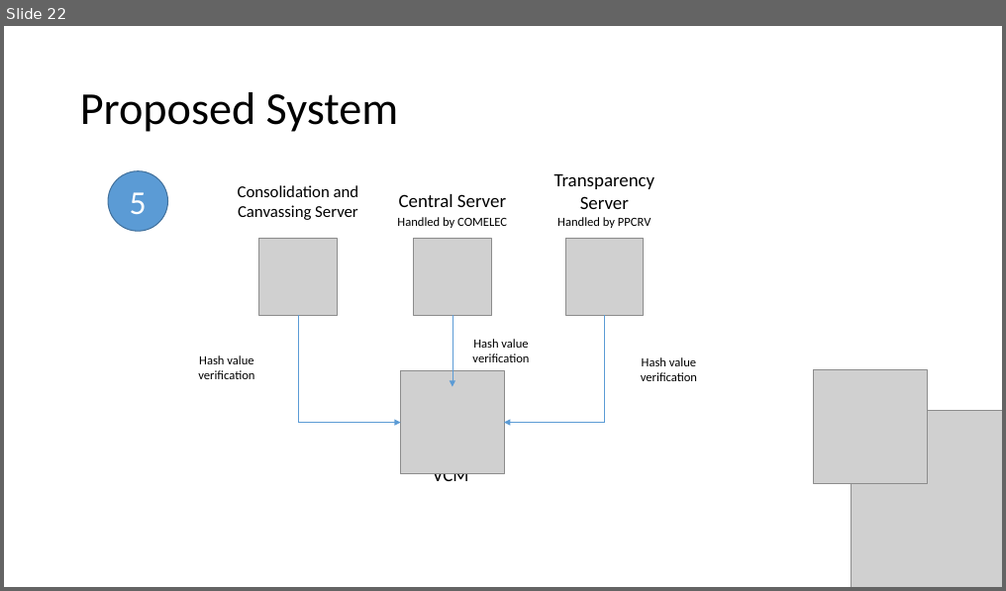
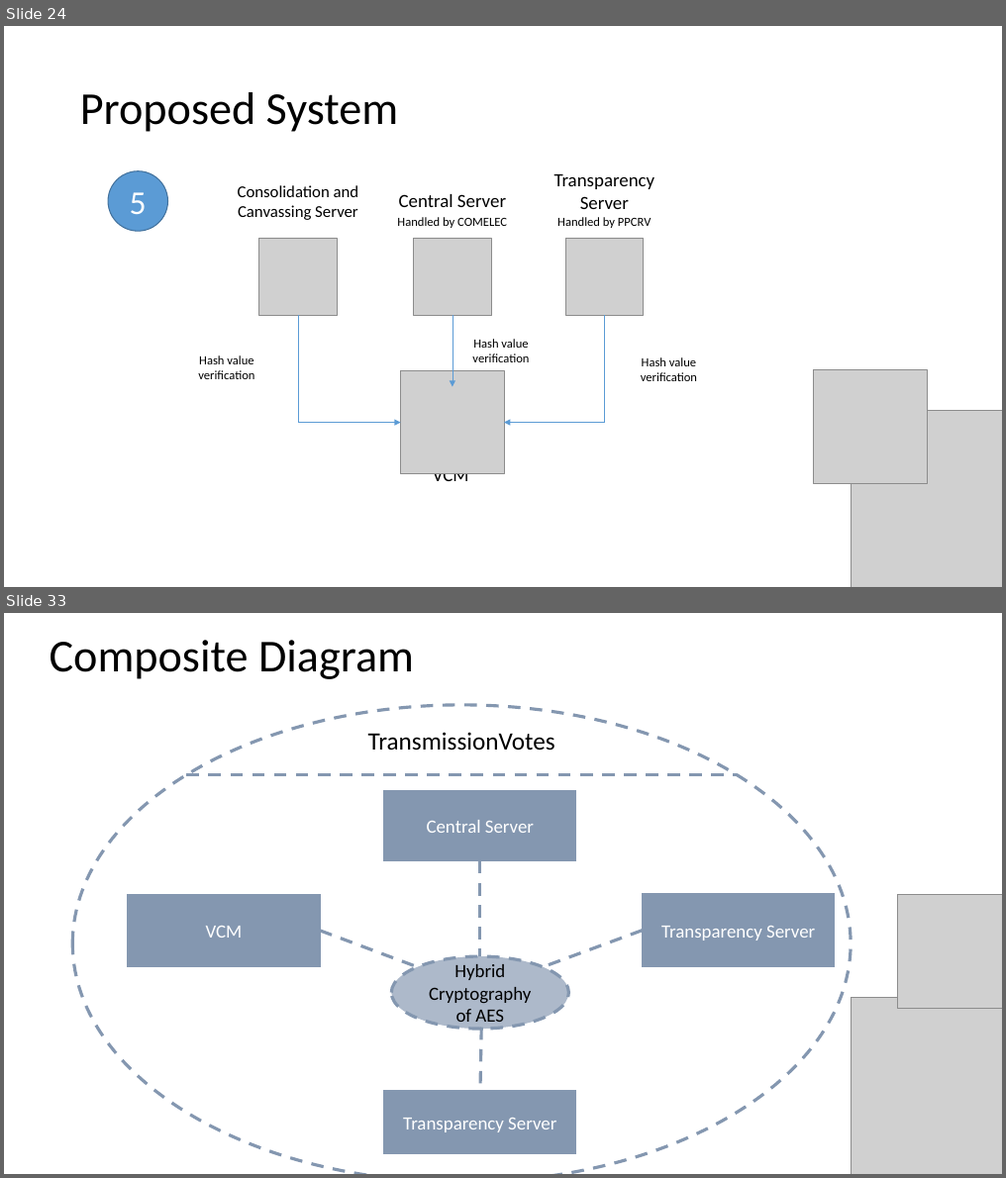
Before and after one commit to seans888/Project---Automate-Election, a slide deck: Documentation/Finals_Sysadd1.pptx. Shown one above the other, each under a label of ours: slide 22 before the commit, slides 24 and 33 after it; the slides between them are not shown. The pictures are 1006x591 and 1006x1178 pixels, drawn with LibreOffice and Linux fonts; fonts in the diff are those of the drawing; grey boxes stand for pictures. Boxes give left, top, right and bottom in pixels: in the first picture for what was removed or moved away, otherwise in the second. Text is boxed around its words. In the diff, an @@ line names an element or a change of style, - is before the commit and + after.

```diff
--- a/Documentation/Finals_Sysadd1.pptx
+++ b/Documentation/Finals_Sysadd1.pptx
@@ slide 33 added at (4, 613, 1002, 1174), background #FFFFFF @@
@@ title added at (50, 640, 414, 679), 44 pt, text #000000 @@
+Composite Diagram
@@ ellipse added at (73, 705, 851, 1174), outline #8497B0 3 pt dashed @@
@@ text added at (368, 732, 555, 751), 24 pt, text #000000 @@
+TransmissionVotes
@@ line added from (187, 774) to (737, 774), #8497B0 3 pt dashed @@
@@ rectangle added at (384, 791, 576, 861), fill #8497B0, outline #8497B0 1 pt, 18 pt, text #FFFFFF @@
+Central Server
@@ line added from (480, 861) to (480, 957), #8497B0 3 pt dashed @@
@@ rectangle added at (128, 894, 320, 967), fill #8497B0, outline #8497B0 1 pt, 18 pt, text #FFFFFF @@
+VCM
@@ rectangle added at (643, 894, 835, 967), fill #8497B0, outline #8497B0 1 pt, 18 pt, text #FFFFFF @@
+Transparency Server
@@ picture added at (898, 894, 1002, 1008) @@
@@ line added from (320, 931) to (417, 967), #8497B0 3 pt dashed @@
@@ line added from (643, 931) to (543, 967), #8497B0 3 pt dashed @@
@@ ellipse added at (392, 957, 569, 1029), fill #ADB9CA, outline #8497B0 3 pt dashed, 18 pt, text #000000 @@
+Hybrid Cryptography of AES
@@ picture added at (850, 998, 1002, 1174) @@
@@ line added from (481, 1028) to (480, 1097), #8497B0 3 pt dashed @@
@@ rectangle added at (384, 1091, 576, 1155), fill #8497B0, outline #8497B0 1 pt, 18 pt, text #FFFFFF @@
+Transparency Server
@@ what was slide 22 is now slide 24 @@
```
Also in this commit, not shown: 2 slides changed, 10 other slides added, 2 other files.
